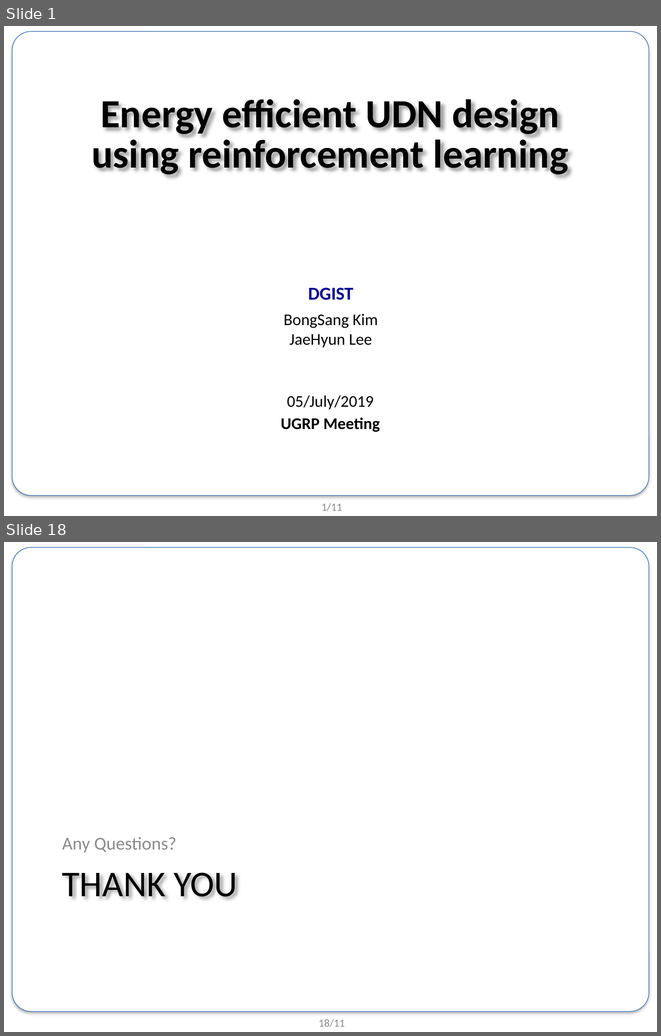
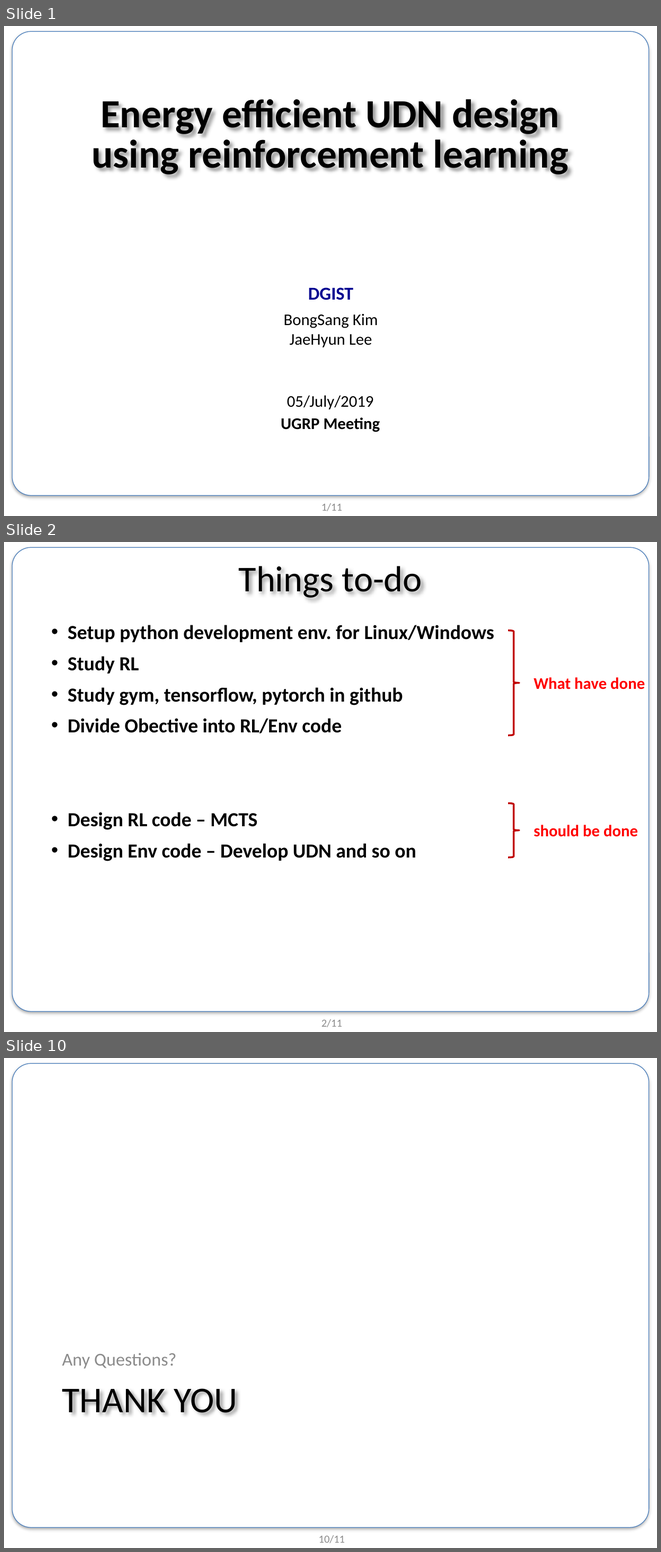
Before and after one commit to BongSangKim/UGRP, a slide deck: 0704 미팅/190704_UGRP_발표자료.pptx. Shown one above the other, each under a label of ours: slides 1 and 18 before the commit, slides 1, 2 and 10 after it; the slides between them are not shown. The pictures are 661x1036 and 661x1552 pixels, drawn with LibreOffice and Linux fonts; fonts in the diff are those of the drawing; background and template pictures are left out. Boxes give left, top, right and bottom in pixels: in the first picture for what was removed or moved away, otherwise in the second. Text is boxed around its words. In the diff, an @@ line names an element or a change of style, - is before the commit and + after.

```diff
--- a/0704 미팅/190704_UGRP_발표자료.pptx
+++ b/0704 미팅/190704_UGRP_발표자료.pptx
@@ slide 2 added at [4, 542, 657, 1032], background #FFFFFF; not listed: 2 template elements that a slide beside it also shows @@
@@ title added at [239, 566, 422, 598], 40 pt, text #000000 @@
+Things to-do
@@ text added at [68, 625, 494, 861], 22 pt, text #000000, bold @@
+• Setup python development env. for Linux/Windows
+• Study RL
+• Study gym, tensorflow, pytorch in github
+• Divide Obective into RL/Env code
+• Design RL code – MCTS
+• Design Env code – Develop UDN and so on
@@ right brace added at [508, 630, 519, 735], outline #C00000 2 pt @@
@@ text added at [533, 677, 645, 689], 18 pt, text #FF0000, bold @@
+What have done
@@ right brace added at [508, 803, 519, 857], outline #C00000 2 pt @@
@@ text added at [533, 824, 638, 837], 18 pt, text #FF0000, bold @@
+should be done
@@ what was slide 18 is now slide 10 @@
@@ page number at [319, 1535, 345, 1543]: text changed @@
-18/11
+10/11
```
Also in this commit, not shown: 1 slide changed, 6 other slides added, 15 slides removed, 1 other file.
